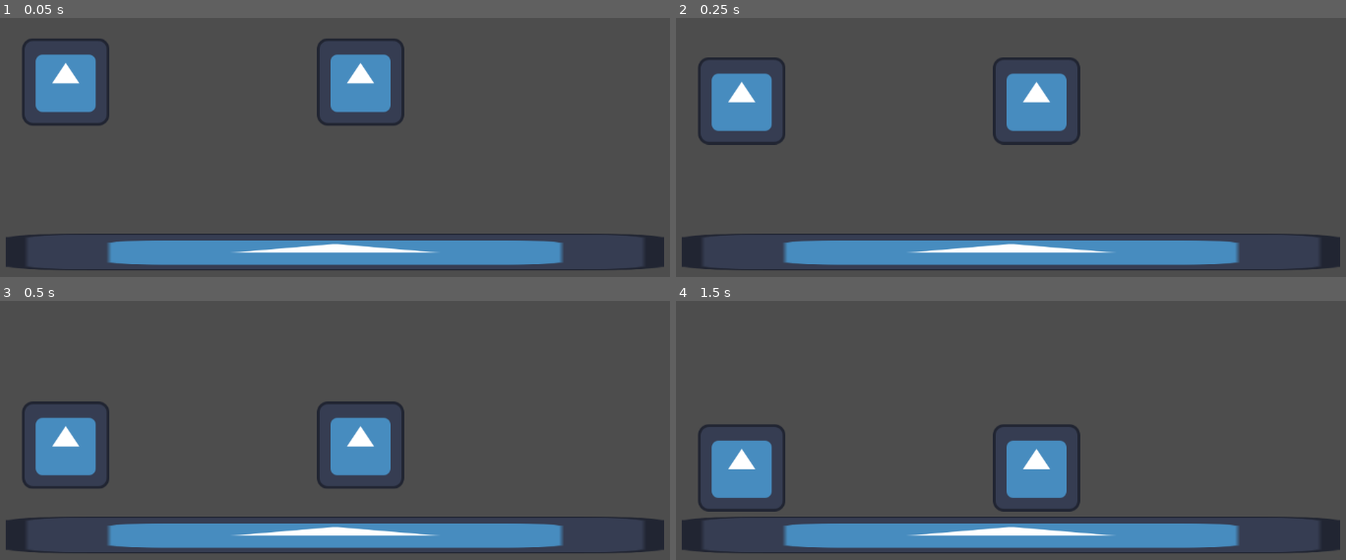
Above: before the commit, frames 1-4 (two rows, left to right).
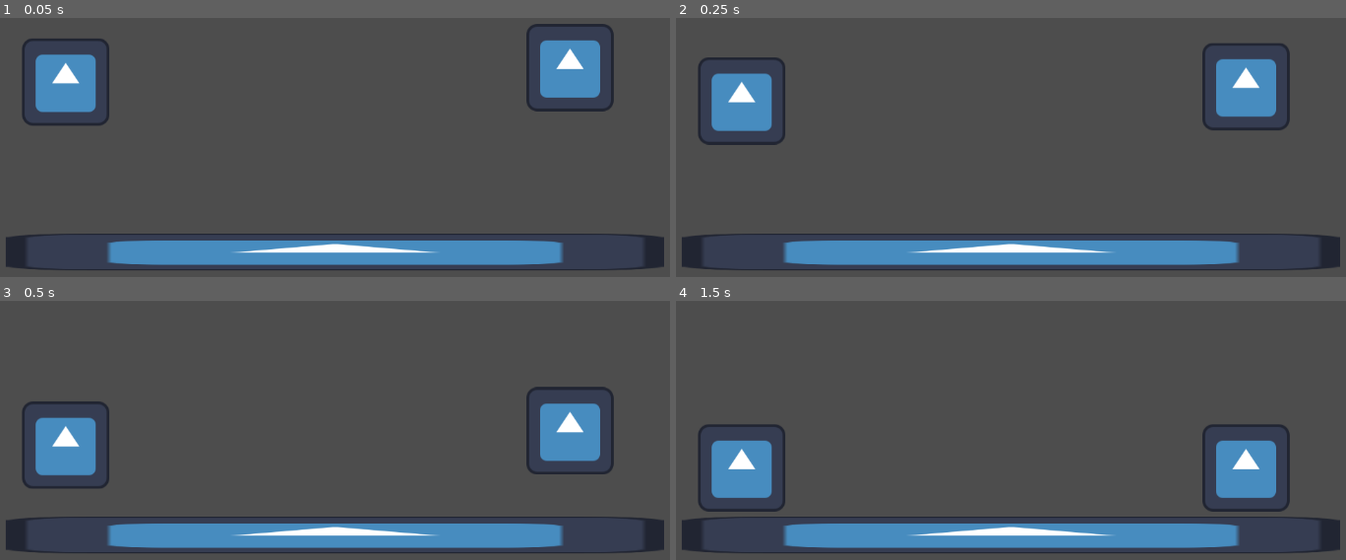
Above: after the commit, the same moments.

Repository: Battlica/game-jam-plus
Game: Godot game, scene res://main.tscn
Same seed, same stepped clock (60 frames per second), same inputs: the game is played once before the commit and once after it. The engine's default icon, where the game draws it, is replaced by a stand-in: a white triangle on a blue panel in a dark square.
Inputs:
- Up to frame 1 (0.05 s): no input
- Up to frame 2 (0.25 s): no input
- Up to frame 3 (0.5 s): no input
- Up to frame 4 (1.5 s): tap Enter at 1.25 s

The runs differ from the first frame. In frame 1, 5.1% of the frame differs, in the area x 47-92%, y 2-42%; in frame 2, 5.2%; in frame 3, 5.2%; in frame 4, 5.2%, in the area x 47-92%, y 47-82%.

Commit message:
Set the acceleration and friction of players

Diff:
--- a/main.tscn
+++ b/main.tscn
@@ -8,8 +8,8 @@
 [node name="Player1" parent="." unique_id=2012800532 instance=ExtResource("1_ig7tw")]
 player_id = 1
 
+[node name="Player2" parent="." unique_id=210690658 instance=ExtResource("1_ig7tw")]
+position = Vector2(891, 94)
+player_id = 2
+
 [node name="MainPlatform" parent="." unique_id=192484755 instance=ExtResource("2_0xm2m")]
-
-[node name="Player2" parent="." unique_id=210690658 instance=ExtResource("1_ig7tw")]
-position = Vector2(584, 115)
-player_id = 2
--- a/player.gd
+++ b/player.gd
@@ -7,7 +7,8 @@
 var jump
 const SPEED = 300.0
 const JUMP_VELOCITY = -400.0
-
+const ACCELERATION = 100
+const FRICTION = 20
 
 func _ready() -> void:
 	left = "p" + str(player_id) + "_left"
@@ -27,8 +28,8 @@
 	# As good practice, you should replace UI actions with custom gameplay actions.
 	var direction := Input.get_axis(left, right)
 	if direction:
-		velocity.x = direction * SPEED
+		velocity.x = move_toward(velocity.x, SPEED * direction, ACCELERATION)
 	else:
-		velocity.x = move_toward(velocity.x, 0, SPEED)
+		velocity.x = move_toward(velocity.x, 0, FRICTION)
 
 	move_and_slide()
